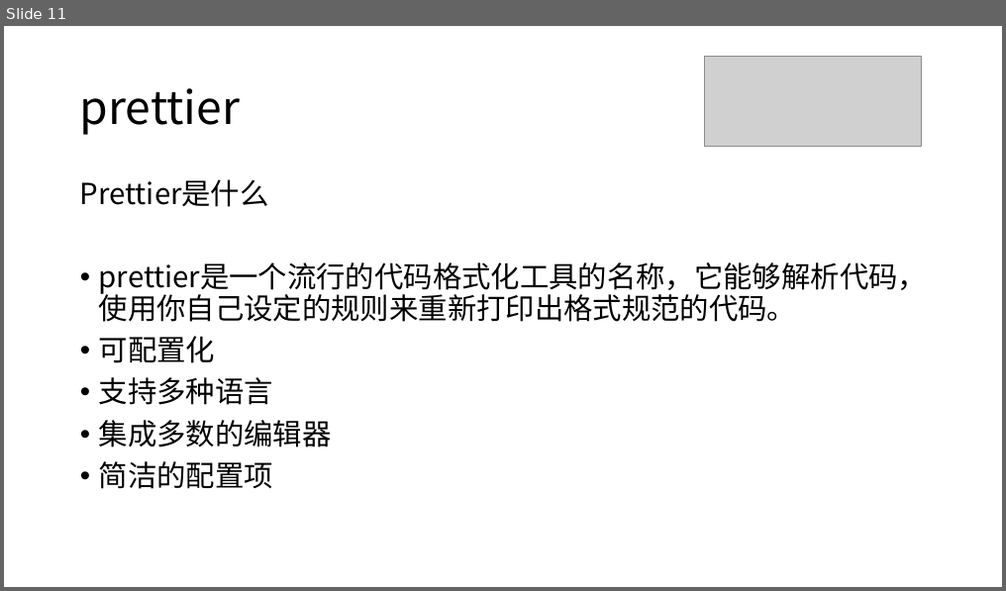
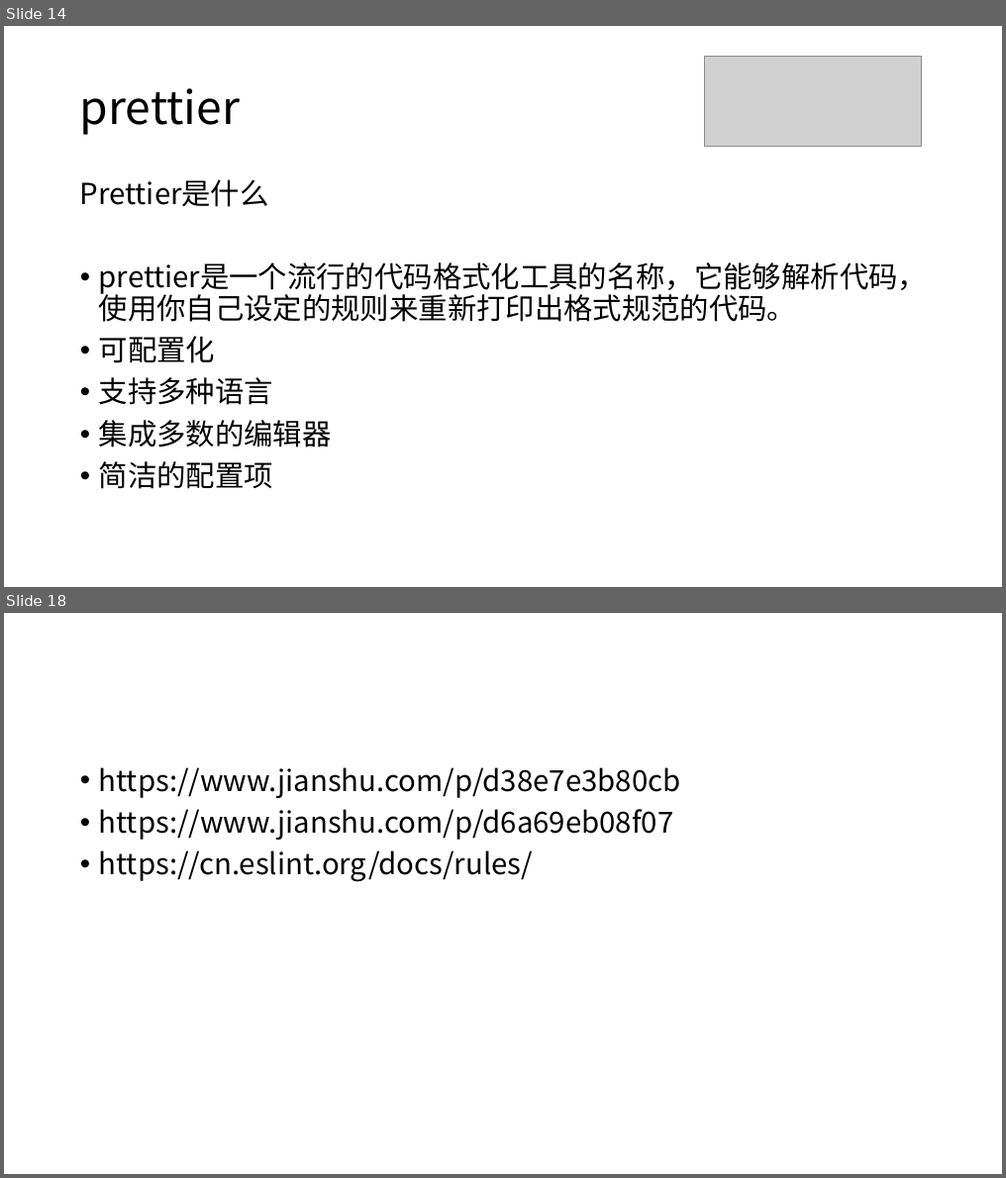
Before and after one commit to Quixote719/Knowledge, a slide deck: 前端工程化的几个常用工具.pptx. Shown one above the other, each under a label of ours: slide 11 before the commit, slides 14 and 18 after it; the slides between them are not shown. The pictures are 1006x591 and 1006x1178 pixels, drawn with LibreOffice and Linux fonts; fonts in the diff are those of the drawing; grey boxes stand for pictures. Boxes give left, top, right and bottom in pixels: in the first picture for what was removed or moved away, otherwise in the second. Text is boxed around its words. In the diff, an @@ line names an element or a change of style, - is before the commit and + after.

```diff
--- a/前端工程化的几个常用工具.pptx
+++ b/前端工程化的几个常用工具.pptx
@@ slide 18 added at [4, 613, 1002, 1174], background #FFFFFF @@
@@ text added at [99, 767, 681, 882], 28 pt, text #000000 @@
+• https://www.jianshu.com/p/d38e7e3b80cb
+• https://www.jianshu.com/p/d6a69eb08f07
+• https://cn.eslint.org/docs/rules/
@@ what was slide 11 is now slide 14 @@
```
Also in this commit, not shown: 9 slides changed, 3 other slides added.
